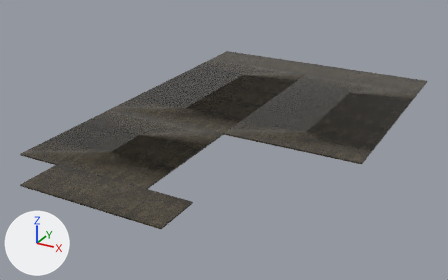
An edit to the FBX model Labyrinth/Labyrinth/Assets/Model/Palace_Floor.fbx, drawn before and after from the same camera.
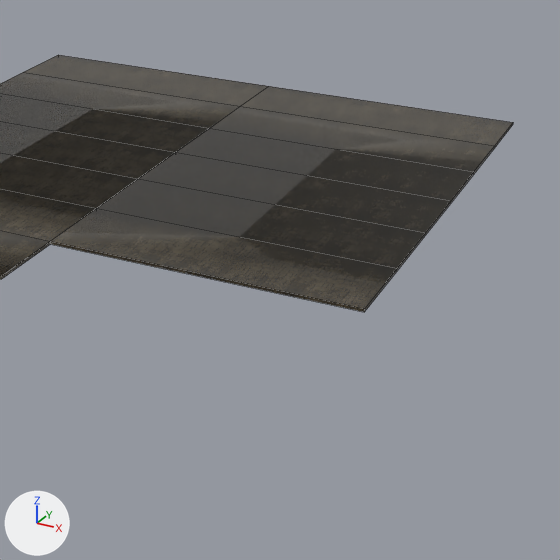
Old and new are each drawn whole from a camera (50 mm lens) standing at (5.19, -6.56, 3.67) and looking at (0.82, 1.39, -0.3) and again close up on the part from 45% to 100% of the width and 10% to 98% of the height. Every picture has the same lights, and +X, +Y and +Z are marked at lower left. The close-ups show mesh edges as thin lines. Where no turn or scale is listed for an object, it has been applied to the vertices. Vertices at the same position are counted once.

Names of what the first close-up shows: 'Floor1'.
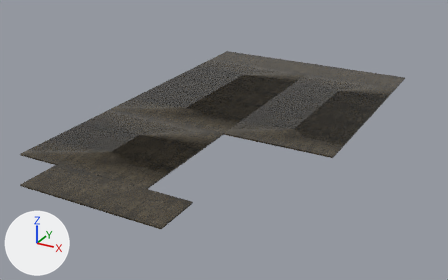
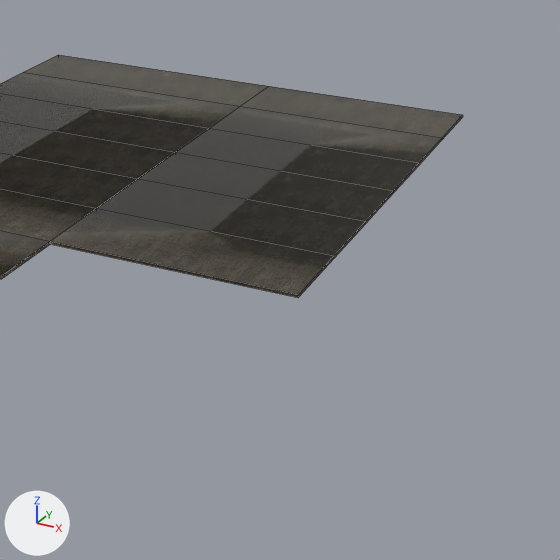
Where the newer file only moved an object's origin or applied its transform, the numbers keep the older frame.

Location of each change, (x1, y1, x2, y2) in pixels of the close-ups (560 x 560 px; the box of a moved part takes in the faces that stretch with it):
'Floor1', reshaped
    before: (0, 55, 513, 312)
    after: (0, 55, 463, 298)
part 1 of me_mesh, moved or reshaped
    before: (139, 114, 513, 312)
    after: (139, 114, 463, 298)

The change, as a diff of the scene's bpy script:
```diff
--- a/Labyrinth/Labyrinth/Assets/Model/Palace_Floor.fbx.py
+++ b/Labyrinth/Labyrinth/Assets/Model/Palace_Floor.fbx.py
@@ me_mesh @@
 me_mesh.from_pydata(...)  # 88 vertices, 86 faces; spans x -2.14..2.14, y -3.36..3.36, z -0.01..0.01
 # used by ob_floor1; location = (1.033, 1.657, -0.003)
+# me_mesh part 1: all 16 vertices in x 2.14, y -0.67..3.36, z -0.01..0.01 are moved by (-0.41, 0.0, 0.0)
 me_mesh.materials.append(mat_m_palace)
```
